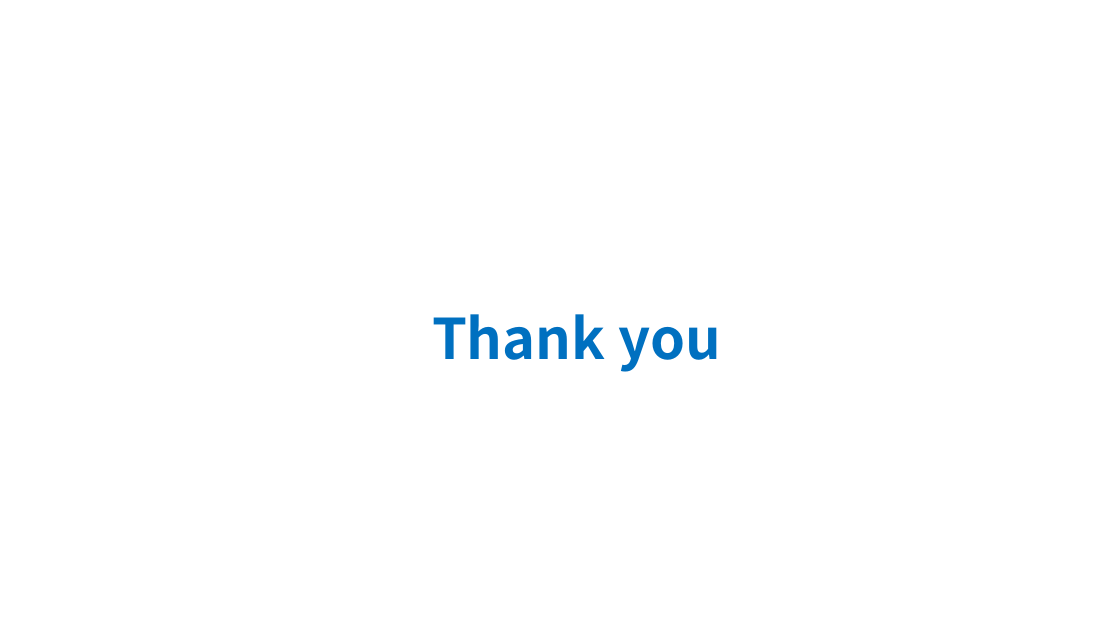
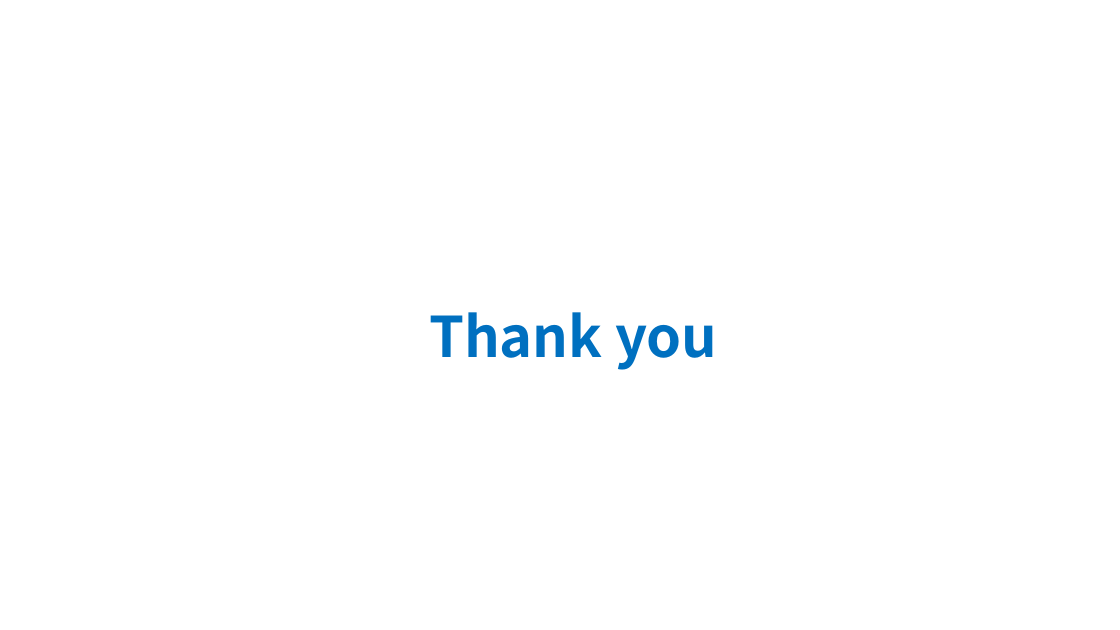
Before and after one commit to zhangjunzhe8868/Kaggle-ChurnAnalysis, a slide deck: slide 18 of reports/Churn Analysis.pptx. Drawn at 1120x630 pixels with LibreOffice and Linux fonts; fonts in the diff are those of the drawing; background and template pictures are left out. Boxes give left, top, right and bottom in pixels: in the first picture for what was removed or moved away, otherwise in the second. Text is boxed around its words. In the diff, an @@ line names an element or a change of style, - is before the commit and + after.

```diff
--- a/reports/Churn Analysis.pptx
+++ b/reports/Churn Analysis.pptx
@@ title "Thank you" at bbox=[429, 312, 717, 370]: letter spacing 0 to -0.1 pt in "Thank"; letter spacing 0 to -0.2 pt in "you"; alignment centre to left; indent changed; line spacing 0.9 to 1; more space between paragraphs; vertical alignment middle to top @@
```
Also in this commit, not shown: 17 other slides changed, 2 other files.
